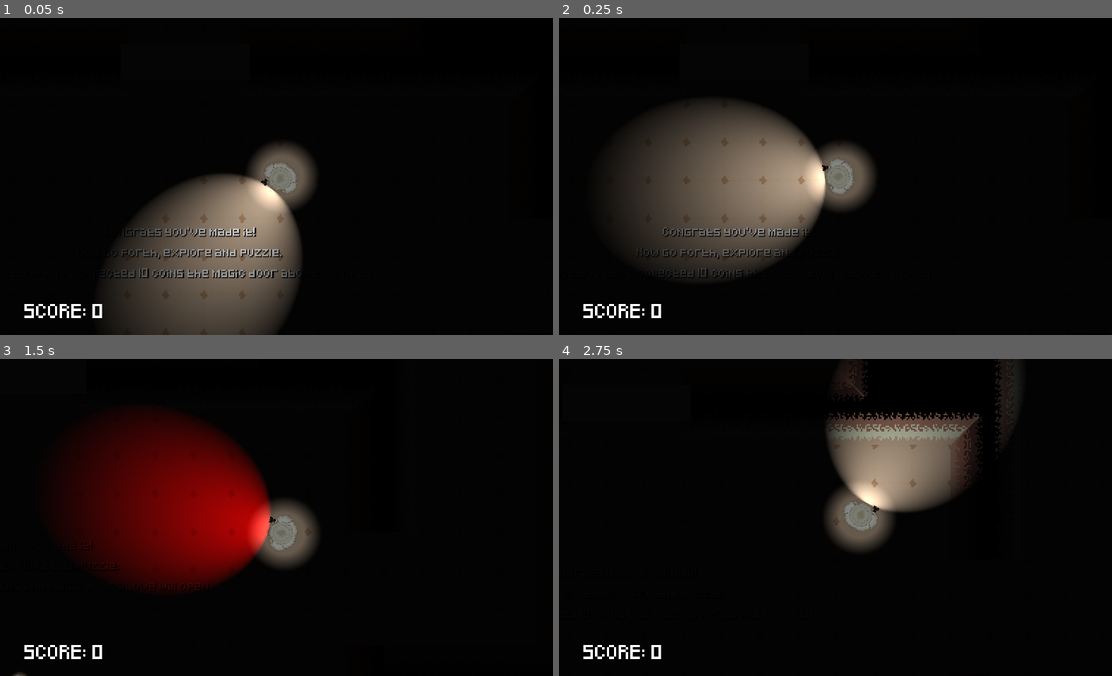
Above: before the commit, frames 1-4 (two rows, left to right).
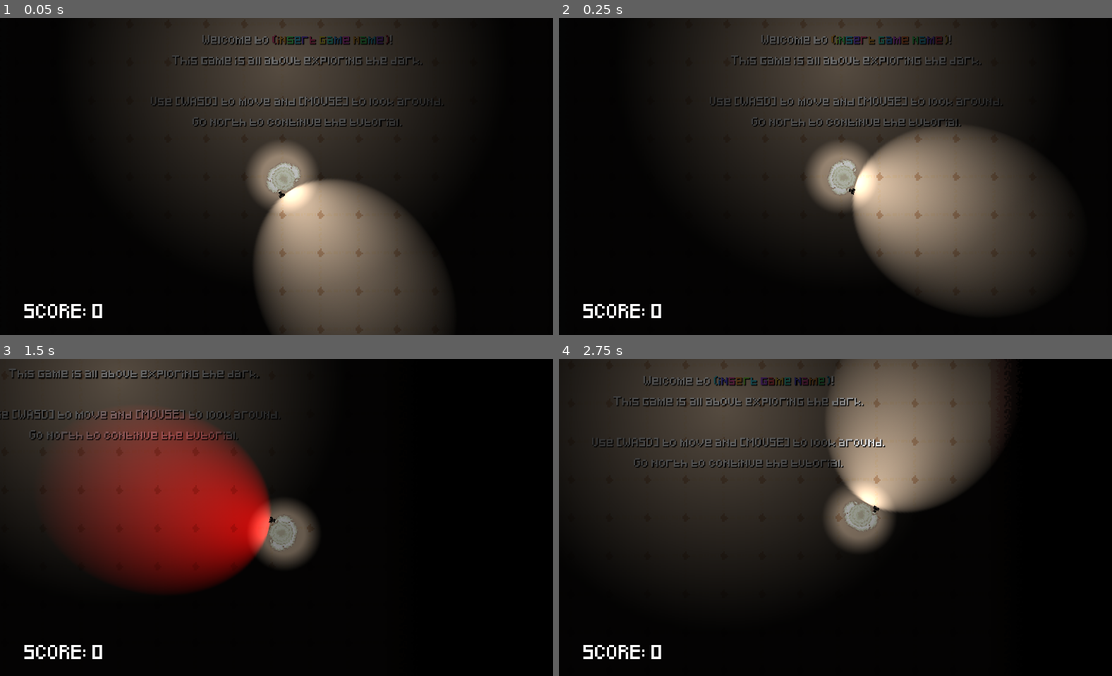
Above: after the commit, the same moments.

Repository: ToumaKamijou/Game-Making-A3
Game: Godot game, scene res://scenes/game_controller.tscn
Two runs of this game, one before a commit and one after it. Both use one fixed random seed, a clock stepped at 60 frames per second and the inputs below.
Inputs (mouse positions are in pixels of both pictures, inside the frame that each line leads up to):
- Up to frame 1 (0.05 s): no input
- Up to frame 2 (0.25 s): no input
- Up to frame 3 (1.5 s): tap Enter at 0.5 s; move the mouse to (403, 501) at 0.52 s; hold D (move_right) 0.53-1.28 s; hold Space (change_flash_color) 0.53-1.28 s; move the mouse to (171, 533) at 1.27 s; hold S (move_down) from 1.28 s (still down); tap F (interact) at 1.35 s
- Up to frame 4 (2.75 s): move the mouse to (896, 447) at 2.02 s; release S (move_down) at 2.03 s; hold D (move_right) from 2.03 s (still down); tap R at 2.1 s

The runs differ from the first frame. In frame 1, 51% of the frame differs, in the area x 18-82%, y 0-100%; in frame 2, 52%, in the area x 9-91%, y 0-92%; in frame 3, 24%; in frame 4, 36%.

Commit message:
Merged levels

Diff:
--- a/a-3-game/scenes/2D/levels/tutorial_area.tscn
+++ b/a-3-game/scenes/2D/levels/tutorial_area.tscn
@@ -592,12 +592,12 @@
 scale = Vector2(1, 1.5599878)
 _color_type = 4
 
-[node name="StaticBody2D" type="StaticBody2D" parent="."]
+[node name="FinalWall" type="StaticBody2D" parent="."]
 position = Vector2(963, -3541)
 script = ExtResource("8_rh50b")
 
-[node name="CollisionShape2D" type="CollisionShape2D" parent="StaticBody2D"]
+[node name="CollisionShape2D" type="CollisionShape2D" parent="FinalWall"]
 shape = SubResource("RectangleShape2D_qemij")
 
-[node name="FinalWall" type="MeshInstance2D" parent="StaticBody2D"]
+[node name="MeshInstance2D" type="MeshInstance2D" parent="FinalWall"]
 mesh = SubResource("BoxMesh_qemij")
--- a/a-3-game/scenes/game_controller.tscn
+++ b/a-3-game/scenes/game_controller.tscn
@@ -18,30 +18,11 @@
 [node name="ViewportMover" type="Node2D" parent="."]
 
 [node name="Player" parent="ViewportMover" instance=ExtResource("1_ts4rt")]
-position = Vector2(1095, -3385)
 
 [node name="Fog" type="CanvasModulate" parent="ViewportMover"]
 script = ExtResource("2_rc0pn")
 
 [node name="TutorialArea" parent="ViewportMover" instance=ExtResource("1_vc4nx")]
-
-[node name="StaticLightsLevel" parent="ViewportMover" instance=ExtResource("4_burlk")]
-position = Vector2(2600, -3016)
-rotation = 3.1415927
-
-[node name="Glass Level" parent="ViewportMover" instance=ExtResource("8_h0hye")]
-position = Vector2(416, -3120)
-rotation = -3.1415927
-
-[node name="ColorLevels" parent="ViewportMover" instance=ExtResource("7_1awvl")]
-position = Vector2(4160, -3380)
-rotation = 3.1415927
-
-[node name="CheckpointManager" type="Node2D" parent="ViewportMover"]
-script = ExtResource("7_burlk")
-
-[node name="Checkpoint" parent="ViewportMover/CheckpointManager" instance=ExtResource("7_d6ul8")]
-position = Vector2(960, -3122)
 
 [node name="Glass Level" parent="ViewportMover" instance=ExtResource("8_h0hye")]
 position = Vector2(1768, -4472)
@@ -51,6 +32,12 @@
 
 [node name="StaticLightsLevel" parent="ViewportMover" instance=ExtResource("4_burlk")]
 position = Vector2(-673, -3483)
+
+[node name="CheckpointManager" type="Node2D" parent="ViewportMover"]
+script = ExtResource("7_burlk")
+
+[node name="Checkpoint" parent="ViewportMover/CheckpointManager" instance=ExtResource("7_d6ul8")]
+position = Vector2(960, -3122)
 
 [node name="SubViewportContainer" type="SubViewportContainer" parent="."]
 offset_right = 40.0
